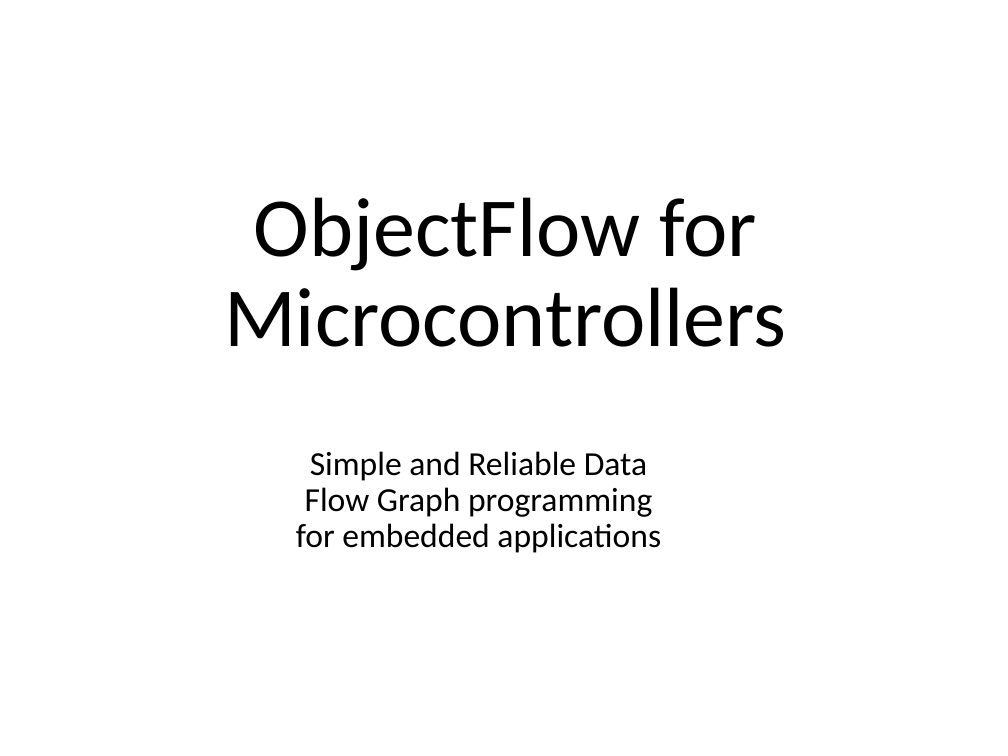
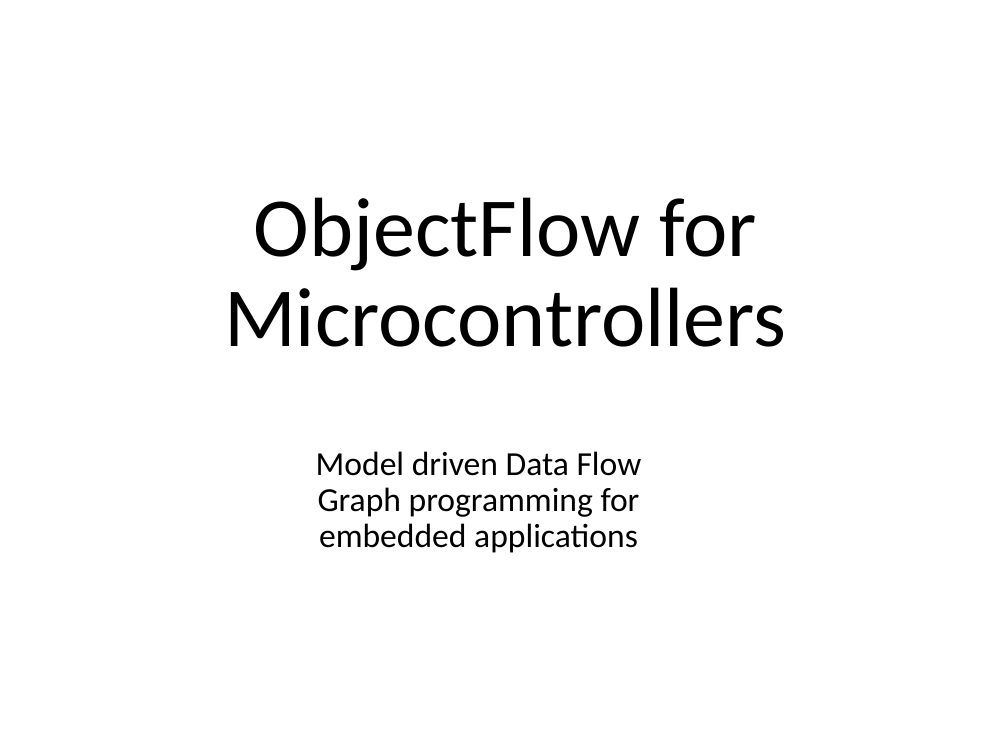
Before and after one commit to mjkoster/ObjectFlow, a slide deck: slide 1 of Documents/ObjectFlow.pptx. Drawn at 1008x756 pixels with LibreOffice and Linux fonts; fonts in the diff are those of the drawing. Boxes give left, top, right and bottom in pixels: in the first picture for what was removed or moved away, otherwise in the second. Text is boxed around its words. In the diff, an @@ line names an element or a change of style, - is before the commit and + after.

```diff
--- a/Documents/ObjectFlow.pptx
+++ b/Documents/ObjectFlow.pptx
@@ subtitle at [316, 451, 642, 553]: text changed @@
-Simple and Reliable Data Flow Graph programming for embedded applications
+Model driven Data Flow Graph programming for embedded applications
```
Also in this commit, not shown: 3 other slides changed, 1 other file.
